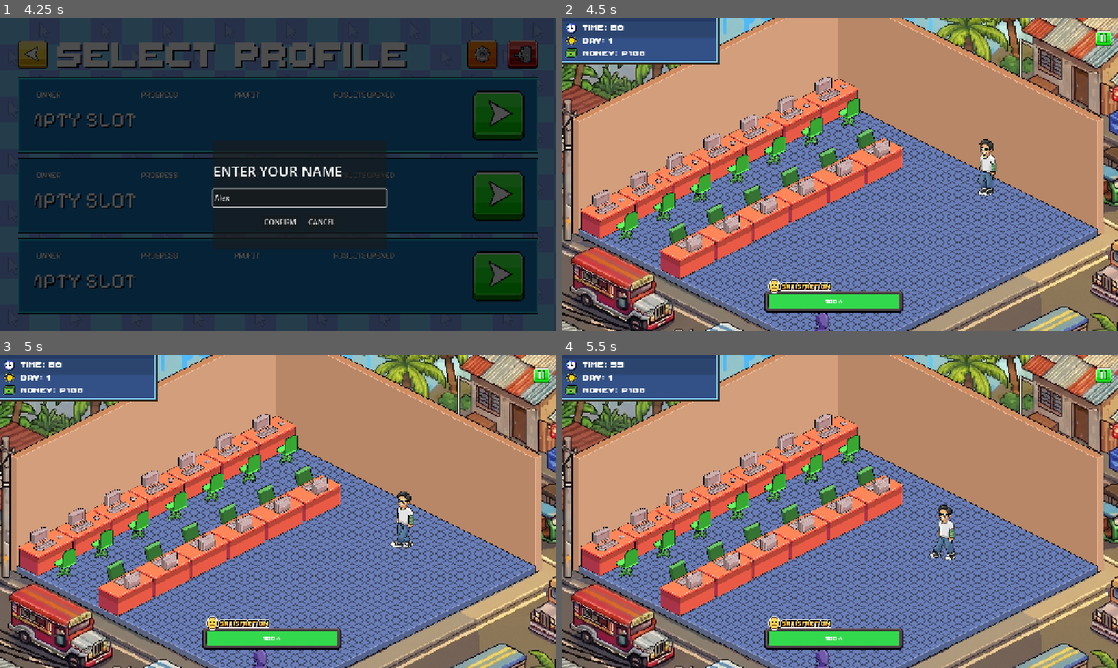
Above: before the commit, frames 1-4 (two rows, left to right).
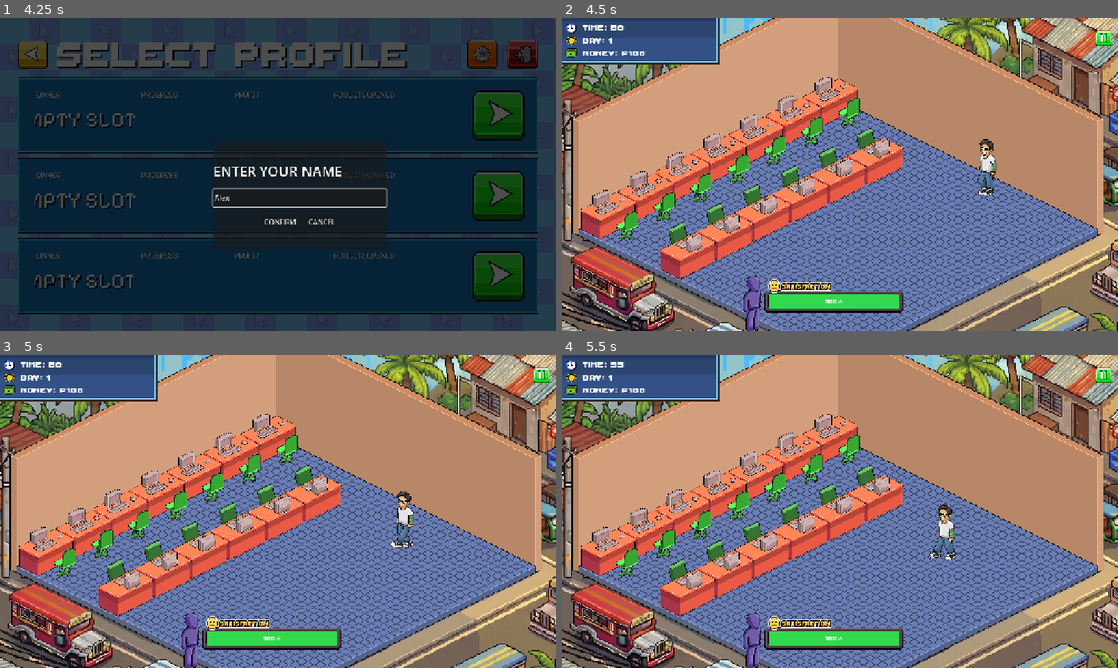
Above: after the commit, the same moments.

Repository: vinnyy-ph/gvd-project-overclocked
Game: Godot game, scene res://ui/main_menu_v2/MainMenuV2.tscn
The game is run twice, just before and just after one commit, with the same random seed, the same clock (stepped at 60 frames per second) and the same inputs. Sound files missing from this copy of the repository are replaced by a short silence.
Inputs (mouse positions are in pixels of both pictures, inside the frame that each line leads up to):
- Up to frame 1 (4.25 s): click (450, 105) at 0.5 s; click (278, 115) at 1.25 s; click (300, 199) at 2.02 s; type "Alex" at 2.1 s; click (278, 196) at 2.75 s; click (278, 274) at 3.5 s
- Up to frame 2 (4.5 s): click "CONFIRM" at 4.25 s
- Up to frame 3 (5 s): no input
- Up to frame 4 (5.5 s): click (828, 439) at 5.02 s

Frame 1 is identical in both runs. In frame 2, 0.6% of the frame differs, in the area x 32-49%, y 82-100%; in frame 3, 0.6%; in frame 4, 0.6%.

Commit message:
Update shop_floor_scrollable.tscn

Diff:
--- a/core/shop_floor/shop_floor_scrollable.tscn
+++ b/core/shop_floor/shop_floor_scrollable.tscn
@@ -319,7 +319,7 @@
 script = ExtResource("12_f7hrx")
 
 [node name="CustomerWaiting" type="Sprite2D" parent="World/Background" unique_id=744454501]
-position = Vector2(-95.71424, 840)
+position = Vector2(-444.2857, 652.8571)
 scale = Vector2(0.6091899, 0.6091899)
 texture = ExtResource("10_jajnr")
 
